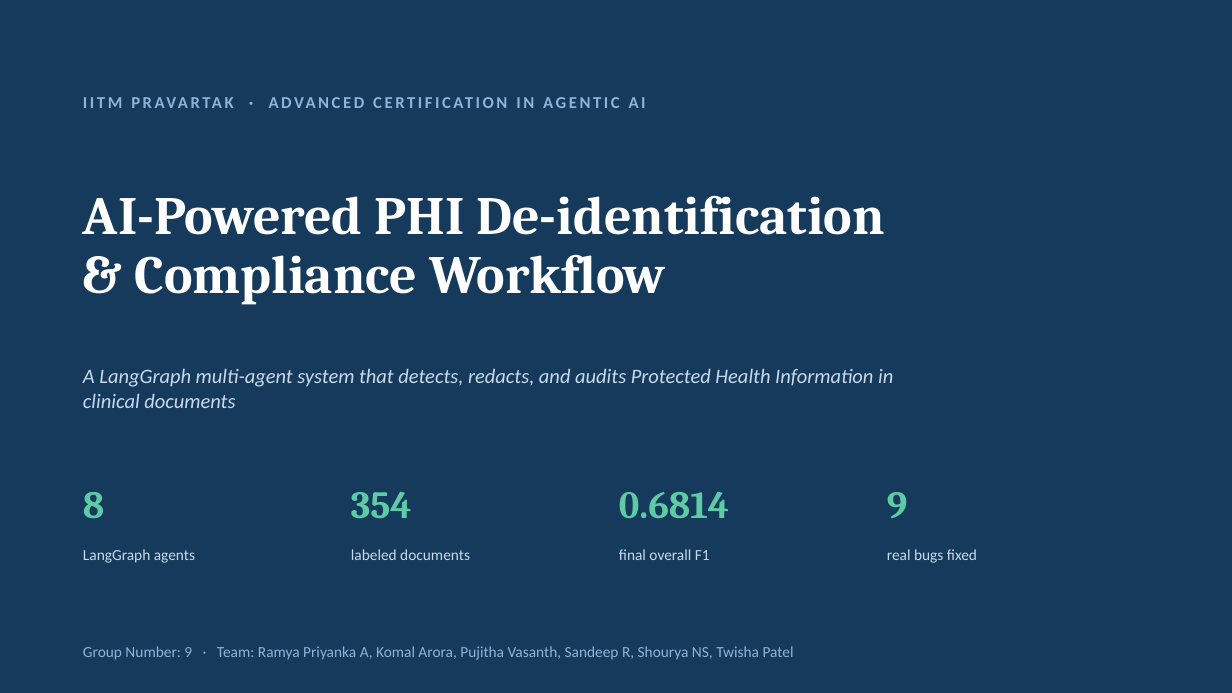
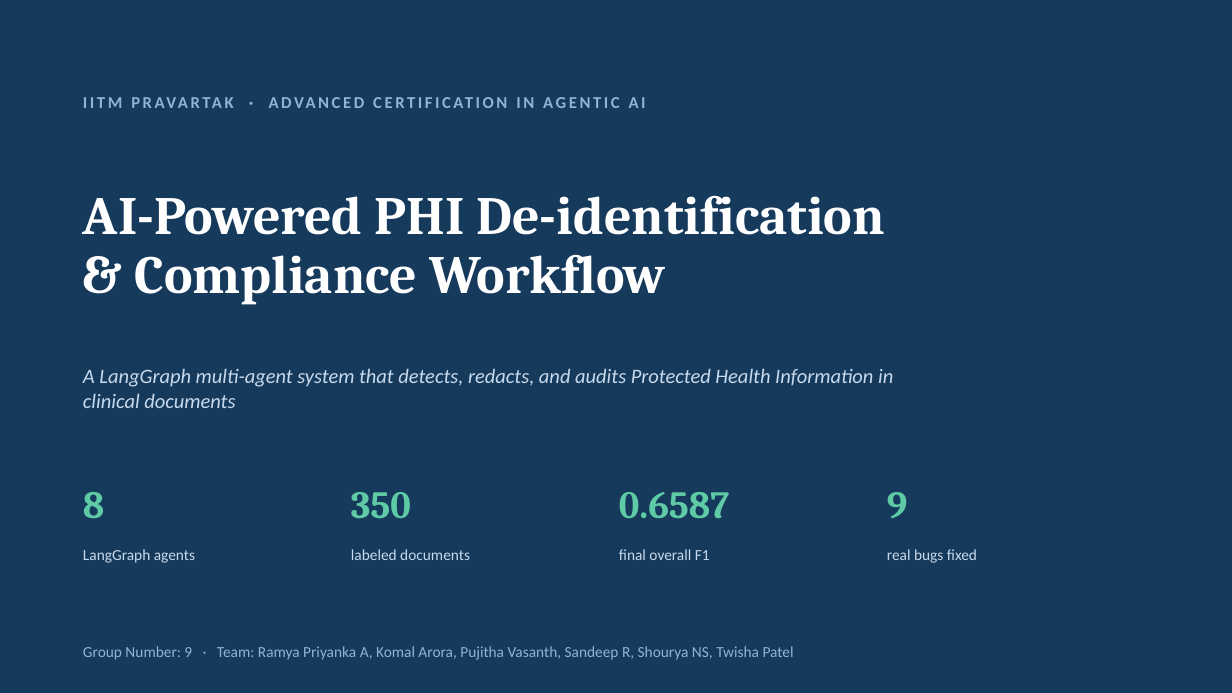
Before and after one commit to Ramya192/phi-deidentification, a slide deck: slide 1 of Capstone_Presentation.pptx. Drawn at 1232x693 pixels with LibreOffice and Linux fonts; fonts in the diff are those of the drawing. Boxes give left, top, right and bottom in pixels: in the first picture for what was removed or moved away, otherwise in the second. Text is boxed around its words. In the diff, an @@ line names an element or a change of style, - is before the commit and + after.

```diff
--- a/Capstone_Presentation.pptx
+++ b/Capstone_Presentation.pptx
@@ text at (351, 492, 411, 518): text changed @@
-354
+350
@@ text at (619, 492, 729, 518): text changed @@
-0.6814
+0.6587
```
Also in this commit, not shown: 6 other slides changed, 33 other files.
